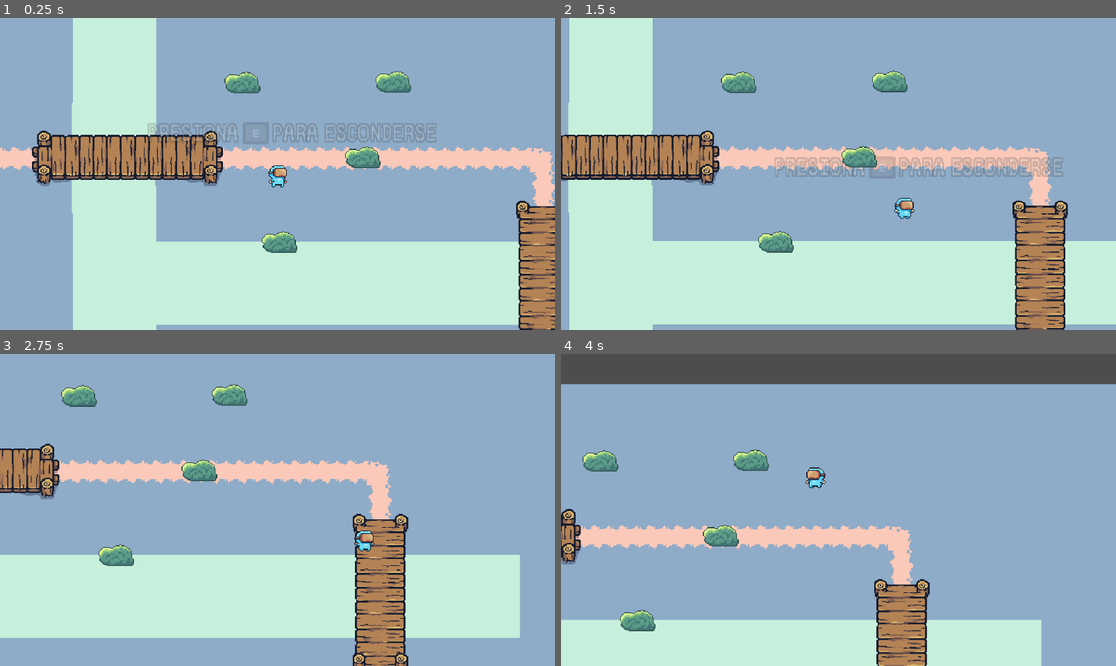
Above: before the commit, frames 1-4 (two rows, left to right).
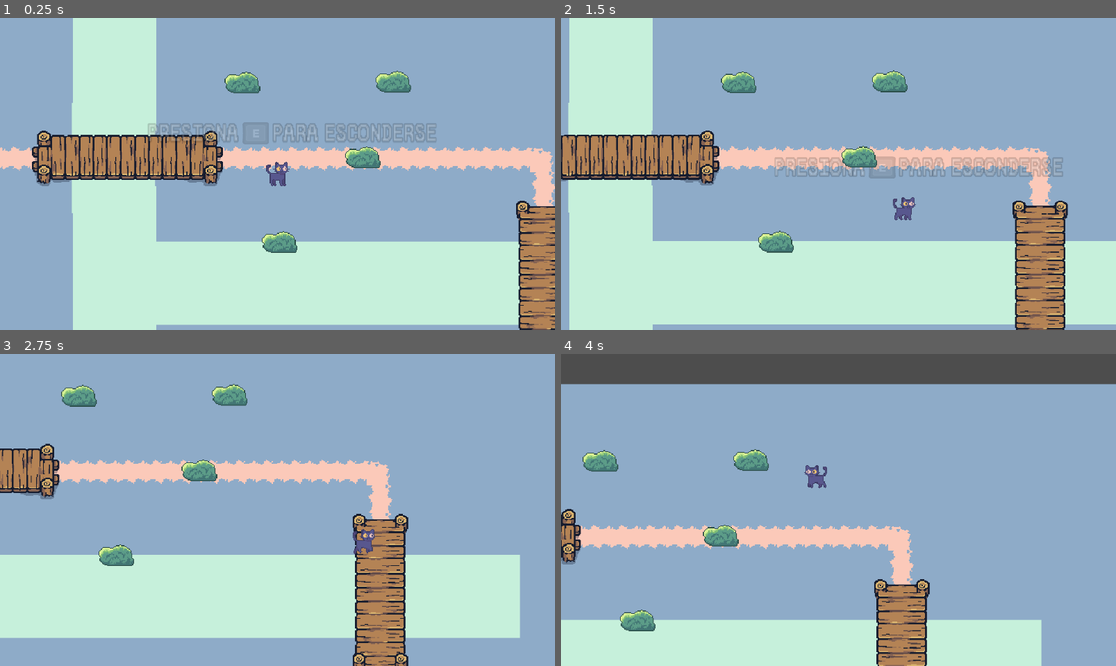
Above: after the commit, the same moments.

Repository: Nicolas-Canivares/catchycat
Game: Godot game, scene res://escenas/niveles/nivel_1.tscn
Two runs of this game, one before a commit and one after it. Both use one fixed random seed, a clock stepped at 60 frames per second and the inputs below.
Inputs:
- Up to frame 1 (0.25 s): no input
- Up to frame 2 (1.5 s): tap Enter (ui_accept) at 0.5, 0.77 s; hold Right (ui_right) 0.53-1.28 s; hold Down (ui_down) from 1.28 s (still down)
- Up to frame 3 (2.75 s): tap Enter (ui_accept) at 1.52 s; release Down (ui_down) at 2.03 s; hold Right (ui_right) from 2.03 s (still down)
- Up to frame 4 (4 s): release Right (ui_right) at 2.78 s; hold Up (ui_up) 2.78-3.53 s; tap Enter (ui_accept) at 3.02, 3.77 s; hold Left (ui_left) from 3.53 s (still down)

The runs differ from the first frame. In frame 1, 0.2% of the frame differs, in the area x 47-53%, y 46-55%; in frame 2, 0.2%, in the area x 59-64%, y 57-65%; in frame 3, 0.2%; in frame 4, 0.2%.

Commit message:
Pruebas Sprite Gatito

Diff:
--- a/catchycat/Scripts/player/MovimientoJugador.gd
+++ b/catchycat/Scripts/player/MovimientoJugador.gd
@@ -39,10 +39,10 @@
 
 func update_animation():
 	if direction != Vector2.ZERO:
-		$AnimatedSprite2D.play("Run")
+		$AnimatedSprite2D.play("CaminarGato")
 		$AnimatedSprite2D.flip_h = direction.x < 0
 	else:
-		$AnimatedSprite2D.play("Idle")
+		$AnimatedSprite2D.play("IdleGato")
 
 func update_prompt():
 	var label = $HidePromptLabel
--- /dev/null
+++ b/catchycat/escenas/UI/stamina.tscn
@@ -0,0 +1,7 @@
+[gd_scene format=3 uid="uid://bgg6acggx1to2"]
+
+[node name="Stamina" type="CanvasLayer"]
+
+[node name="TextureProgressBar" type="TextureProgressBar" parent="."]
+offset_right = 40.0
+offset_bottom = 40.0
--- a/catchycat/escenas/player/jugador.tscn
+++ b/catchycat/escenas/player/jugador.tscn
@@ -1,11 +1,44 @@
-[gd_scene load_steps=36 format=3 uid="uid://b8jtp7c6p0a1q"]
+[gd_scene load_steps=46 format=3 uid="uid://b8jtp7c6p0a1q"]
 
 [ext_resource type="Texture2D" uid="uid://b108oc2atyqfp" path="res://assets/jugador/Idle (32x32).png" id="1_grn6b"]
 [ext_resource type="Script" uid="uid://60eru4nc0oo0" path="res://Scripts/player/MovimientoJugador.gd" id="1_w2vcx"]
 [ext_resource type="Texture2D" uid="uid://b2pu6oy6uvh7y" path="res://assets/jugador/Run (32x32).png" id="2_km2qa"]
+[ext_resource type="Texture2D" uid="uid://dauqmsnf3iifb" path="res://assets/jugador/prototipoGato1.png" id="2_l63m8"]
 [ext_resource type="FontFile" uid="uid://xrimep40kvp2" path="res://assets/fuentes/PeaberryBase.ttf" id="4_4fw4h"]
 [ext_resource type="Texture2D" uid="uid://fa5g0qp2yd54" path="res://assets/teclas/e.png" id="5_ytybs"]
 
+[sub_resource type="AtlasTexture" id="AtlasTexture_2m6hl"]
+atlas = ExtResource("2_l63m8")
+region = Rect2(0, 0, 32, 32)
+
+[sub_resource type="AtlasTexture" id="AtlasTexture_40h51"]
+atlas = ExtResource("2_l63m8")
+region = Rect2(32, 0, 32, 32)
+
+[sub_resource type="AtlasTexture" id="AtlasTexture_cbf4y"]
+atlas = ExtResource("2_l63m8")
+region = Rect2(64, 0, 32, 32)
+
+[sub_resource type="AtlasTexture" id="AtlasTexture_sv3cw"]
+atlas = ExtResource("2_l63m8")
+region = Rect2(96, 0, 32, 32)
+
+[sub_resource type="AtlasTexture" id="AtlasTexture_8uw8g"]
+atlas = ExtResource("2_l63m8")
+region = Rect2(128, 0, 32, 32)
+
+[sub_resource type="AtlasTexture" id="AtlasTexture_nlb4o"]
+atlas = ExtResource("2_l63m8")
+region = Rect2(160, 0, 32, 32)
+
+[sub_resource type="AtlasTexture" id="AtlasTexture_qprdo"]
+atlas = ExtResource("2_l63m8")
+region = Rect2(192, 0, 32, 32)
+
+[sub_resource type="AtlasTexture" id="AtlasTexture_krstv"]
+atlas = ExtResource("2_l63m8")
+region = Rect2(224, 0, 32, 32)
+
 [sub_resource type="AtlasTexture" id="AtlasTexture_grn6b"]
 atlas = ExtResource("1_grn6b")
 region = Rect2(0, 0, 32, 32)
@@ -49,6 +82,10 @@
 [sub_resource type="AtlasTexture" id="AtlasTexture_ro6s5"]
 atlas = ExtResource("1_grn6b")
 region = Rect2(320, 0, 32, 32)
+
+[sub_resource type="AtlasTexture" id="AtlasTexture_l63m8"]
+atlas = ExtResource("2_l63m8")
+region = Rect2(0, 0, 32, 32)
 
 [sub_resource type="AtlasTexture" id="AtlasTexture_4jmf4"]
 atlas = ExtResource("2_km2qa")
@@ -102,6 +139,35 @@
 animations = [{
 "frames": [{
 "duration": 1.0,
+"texture": SubResource("AtlasTexture_2m6hl")
+}, {
+"duration": 1.0,
+"texture": SubResource("AtlasTexture_40h51")
+}, {
+"duration": 1.0,
+"texture": SubResource("AtlasTexture_cbf4y")
+}, {
+"duration": 1.0,
+"texture": SubResource("AtlasTexture_sv3cw")
+}, {
+"duration": 1.0,
+"texture": SubResource("AtlasTexture_8uw8g")
+}, {
+"duration": 1.0,
+"texture": SubResource("AtlasTexture_nlb4o")
+}, {
+"duration": 1.0,
+"texture": SubResource("AtlasTexture_qprdo")
+}, {
+"duration": 1.0,
+"texture": SubResource("AtlasTexture_krstv")
+}],
+"loop": true,
+"name": &"CaminarGato",
+"speed": 10.0
+}, {
+"frames": [{
+"duration": 1.0,
 "texture": SubResource("AtlasTexture_grn6b")
 }, {
 "duration": 1.0,
@@ -137,6 +203,14 @@
 "loop": true,
 "name": &"Idle",
 "speed": 20.0
+}, {
+"frames": [{
+"duration": 1.0,
+"texture": SubResource("AtlasTexture_l63m8")
+}],
+"loop": true,
+"name": &"IdleGato",
+"speed": 5.0
 }, {
 "frames": [{
 "duration": 1.0,
@@ -250,8 +324,8 @@
 [node name="AnimatedSprite2D" type="AnimatedSprite2D" parent="."]
 texture_filter = 1
 sprite_frames = SubResource("SpriteFrames_km2qa")
-animation = &"Run"
-frame_progress = 0.620589
+animation = &"IdleGato"
+frame_progress = 0.363974
 
 [node name="CollisionShape2D" type="CollisionShape2D" parent="."]
 position = Vector2(0, 2)
Binary file added: catchycat/assets/jugador/prototipoGato1.png
Not shown, added: catchycat/assets/jugador/prototipoGato1.png.import
